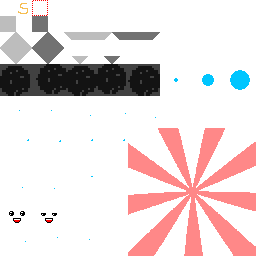
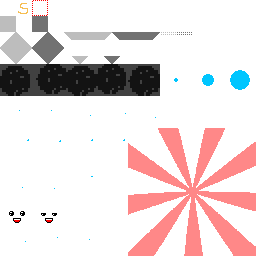
Layered file, before and after one edit (256×256). Changes by layer:
painted on "Layer" over [left=161, top=32, right=192, bottom=35]
